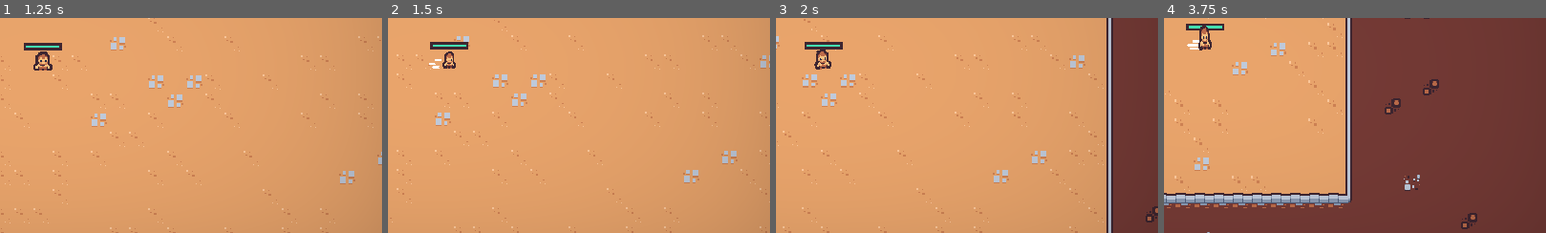
Above: before the commit, frames 1-4 (left to right).
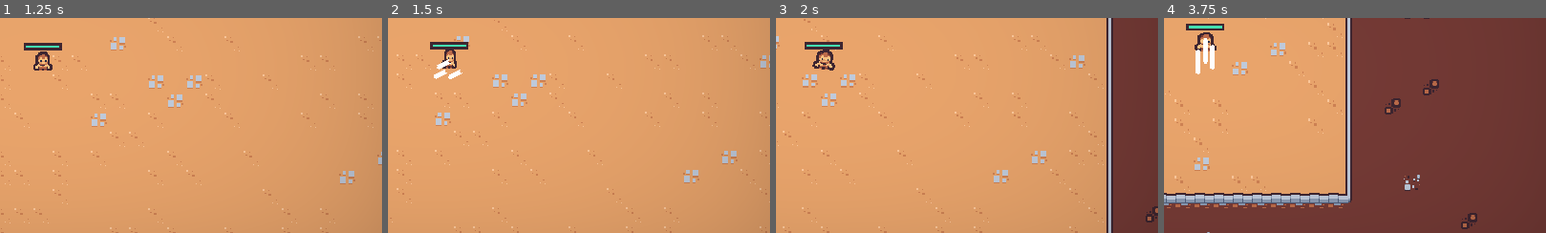
Above: after the commit, the same moments.

Repository: migalvalm/vampire-survivors-clone
Game: Godot game, scene res://scenes/ui/main_menu.tscn
Two runs of this game, one before a commit and one after it. Both use one fixed random seed, a clock stepped at 60 frames per second and the inputs below.
Inputs (mouse positions are % of the whole screen's width and height, from its top left):
- Up to frame 1 (1.25 s): click "Play" at 0.5 s
- Up to frame 2 (1.5 s): move the mouse to (72, 45) at 1.27 s; hold D (move_right) from 1.28 s (still down); hold Space (dash) from 1.28 s (still down); click (72, 45) at 1.42 s
- Up to frame 3 (2 s): keep holding D (move_right); keep holding Space (dash)
- Up to frame 4 (3.75 s): move the mouse to (30, 55) at 2.02 s; release D (move_right) at 2.03 s; release Space (dash) at 2.03 s; hold S (move_down) 2.03-2.78 s; tap Space (dash) at 2.1, 3.05, 3.6 s; move the mouse to (60, 28) at 2.77 s; press the mouse at (60, 28) at 2.78 s; hold D (move_right) 2.78-3.53 s; move the mouse to (45, 70) at 3.52 s; release the mouse at (45, 70) at 3.53 s; hold W (move_up) from 3.53 s (still down); click (45, 70) at 3.67 s
The pictures show only the part of the screen within x 45-95%, y 38-88%; the shares and areas given below are measured in that part.

Frame 1 is identical in both runs. In frame 2, 0.4% of the frame differs, in the area x 10-20%, y 14-29%; in frame 3, 0.3%; in frame 4, 0.8%, in the area x 6-14%, y 3-27%.

Commit message:
update

Diff:
--- /dev/null
+++ b/scenes/ability/dash_ability/dash_effect.gd
@@ -0,0 +1,9 @@
+extends AnimatedSprite2D
+
+
+# Called when the node enters the scene tree for the first time.
+func _ready() -> void:
+	self.animation_finished.connect(on_animation_finished)
+
+func on_animation_finished() -> void:
+	queue_free()
--- /dev/null
+++ b/scenes/ability/dash_ability/dash_effect.tscn
@@ -0,0 +1,53 @@
+[gd_scene load_steps=8 format=3 uid="uid://ccymc31lumq50"]
+
+[ext_resource type="Texture2D" uid="uid://c0jx16s3861tn" path="res://scenes/ability/dash_ability/dash.png" id="1_qkveo"]
+[ext_resource type="Script" path="res://scenes/ability/dash_ability/dash_effect.gd" id="2_6wp1k"]
+
+[sub_resource type="AtlasTexture" id="AtlasTexture_b0clo"]
+atlas = ExtResource("1_qkveo")
+region = Rect2(0, 0, 16, 39)
+
+[sub_resource type="AtlasTexture" id="AtlasTexture_llvpl"]
+atlas = ExtResource("1_qkveo")
+region = Rect2(16, 0, 16, 39)
+
+[sub_resource type="AtlasTexture" id="AtlasTexture_2lyol"]
+atlas = ExtResource("1_qkveo")
+region = Rect2(32, 0, 16, 39)
+
+[sub_resource type="AtlasTexture" id="AtlasTexture_crhcn"]
+atlas = ExtResource("1_qkveo")
+region = Rect2(48, 0, 16, 39)
+
+[sub_resource type="SpriteFrames" id="SpriteFrames_nlhbm"]
+animations = [{
+"frames": [{
+"duration": 1.0,
+"texture": null
+}, {
+"duration": 1.0,
+"texture": SubResource("AtlasTexture_b0clo")
+}, {
+"duration": 1.0,
+"texture": SubResource("AtlasTexture_llvpl")
+}, {
+"duration": 1.0,
+"texture": SubResource("AtlasTexture_2lyol")
+}, {
+"duration": 1.0,
+"texture": SubResource("AtlasTexture_crhcn")
+}, {
+"duration": 1.0,
+"texture": null
+}],
+"loop": false,
+"name": &"default",
+"speed": 15.0
+}]
+
+[node name="DashEffect" type="AnimatedSprite2D"]
+y_sort_enabled = true
+sprite_frames = SubResource("SpriteFrames_nlhbm")
+frame = 5
+frame_progress = 1.0
+script = ExtResource("2_6wp1k")
--- a/scenes/component/dash_component.gd
+++ b/scenes/component/dash_component.gd
@@ -1,5 +1,6 @@
 extends Node
 
+@export var dash_effect_scene: PackedScene
 @export var	acceleration: float = 50
 @export var speed: int = 2000
 
@@ -10,13 +11,43 @@
 	if event.is_action_pressed('dash') and allow_dash():
 		dashing = true
 		can_dash = false
+		play_effect()
 		await get_tree().create_timer(0.2).timeout
 		dashing = false
 		await get_tree().create_timer(0.2).timeout
 		can_dash = true
 
-func dash_tween() -> void:
-	var tween = create_tween()
+func play_effect() -> void:
+	var dash_effect: AnimatedSprite2D = dash_effect_scene.instantiate()
+
+	var move_sign_x = sign(owner.get_movement_vector().x)
+	var move_sign_y = sign(owner.get_movement_vector().y)
+
+	apply_direction(Vector2(move_sign_x, move_sign_y), dash_effect)
+	owner.add_child(dash_effect)
+	dash_effect.play()
+
+func apply_direction(direction: Vector2, dash_effect: AnimatedSprite2D) -> void:
+	print(direction)
+	match direction:
+		#Up
+		Vector2(0, -1):
+			print('up')
+			dash_effect.scale.y = 1
+		#Down
+		Vector2(0, 1):
+			print('down')
+			dash_effect.scale.y = -1
+		#Left
+		Vector2(-1, 0):
+			print('left')
+			dash_effect.rotation = 90
+			dash_effect.scale = Vector2(-1, 1)
+		#Right
+		Vector2(1, 0):
+			print('right')
+			dash_effect.rotation = -90
+			dash_effect.scale = Vector2(1, 1)
 
 func allow_dash() -> bool:
 	return not dashing and can_dash
--- a/scenes/component/dash_component.tscn
+++ b/scenes/component/dash_component.tscn
@@ -1,6 +1,8 @@
-[gd_scene load_steps=2 format=3 uid="uid://bkwyscqfu21bt"]
+[gd_scene load_steps=3 format=3 uid="uid://bkwyscqfu21bt"]
 
 [ext_resource type="Script" path="res://scenes/component/dash_component.gd" id="1_i8exi"]
+[ext_resource type="PackedScene" uid="uid://ccymc31lumq50" path="res://scenes/ability/dash_ability/dash_effect.tscn" id="2_fq3vf"]
 
 [node name="DashComponent" type="Node"]
 script = ExtResource("1_i8exi")
+dash_effect_scene = ExtResource("2_fq3vf")
--- a/scenes/game_object/player/player.gd
+++ b/scenes/game_object/player/player.gd
@@ -38,9 +38,7 @@
 
 	velocity_component.move(self)
 
-	if dash_component.dashing and movement_vector != Vector2.ZERO:
-		animation_player.play('dash')
-	elif movement_vector.x != 0 || movement_vector.y != 0:
+	if movement_vector.x != 0 || movement_vector.y != 0:
 		animation_player.play('walk')
 	else:
 		animation_player.play('RESET')
--- a/scenes/game_object/player/player.tscn
+++ b/scenes/game_object/player/player.tscn
@@ -12,7 +12,7 @@
 [ext_resource type="AudioStream" uid="uid://b3ko521qeo8pm" path="res://assets/audio/impactMining_004.ogg" id="7_g7dbb"]
 [ext_resource type="PackedScene" uid="uid://bkwyscqfu21bt" path="res://scenes/component/dash_component.tscn" id="10_nmeis"]
 [ext_resource type="Texture2D" uid="uid://db1u3fmqjn1dk" path="res://assets/player/skins/default.png" id="11_0clkk"]
-[ext_resource type="Texture2D" uid="uid://bhroxftwn14b0" path="res://assets/effects/potion_effect.png" id="12_2qh3a"]
+[ext_resource type="PackedScene" uid="uid://ccymc31lumq50" path="res://scenes/ability/dash_ability/dash_effect.tscn" id="13_w8p8k"]
 
 [sub_resource type="Animation" id="Animation_sx8y2"]
 length = 0.001
@@ -93,26 +93,6 @@
 "update": 0,
 "values": [-0.0872665, 0.174533, 0.0]
 }
-tracks/3/type = "method"
-tracks/3/imported = false
-tracks/3/enabled = true
-tracks/3/path = NodePath("Visuals/Effect")
-tracks/3/interp = 1
-tracks/3/loop_wrap = true
-tracks/3/keys = {
-"times": PackedFloat32Array(0, 0.05, 0.4),
-"transitions": PackedFloat32Array(1, 1, 1),
-"values": [{
-"args": [],
-"method": &"stop"
-}, {
-"args": [&"dash_0", 1.0, false],
-"method": &"play"
-}, {
-"args": [],
-"method": &"stop"
-}]
-}
 
 [sub_resource type="Animation" id="Animation_n64ea"]
 resource_name = "walk"
@@ -174,45 +154,6 @@
 [sub_resource type="CircleShape2D" id="CircleShape2D_pnbmn"]
 radius = 32.0
 
-[sub_resource type="AtlasTexture" id="AtlasTexture_mpg7c"]
-atlas = ExtResource("12_2qh3a")
-region = Rect2(0, 0, 16, 39)
-
-[sub_resource type="AtlasTexture" id="AtlasTexture_3syqp"]
-atlas = ExtResource("12_2qh3a")
-region = Rect2(16, 0, 16, 39)
-
-[sub_resource type="AtlasTexture" id="AtlasTexture_8b1e4"]
-atlas = ExtResource("12_2qh3a")
-region = Rect2(32, 0, 16, 39)
-
-[sub_resource type="AtlasTexture" id="AtlasTexture_fq7o1"]
-atlas = ExtResource("12_2qh3a")
-region = Rect2(48, 0, 16, 39)
-
-[sub_resource type="SpriteFrames" id="SpriteFrames_4f7sj"]
-animations = [{
-"frames": [{
-"duration": 1.0,
-"texture": SubResource("AtlasTexture_mpg7c")
-}, {
-"duration": 1.0,
-"texture": SubResource("AtlasTexture_3syqp")
-}, {
-"duration": 1.0,
-"texture": SubResource("AtlasTexture_8b1e4")
-}, {
-"duration": 1.0,
-"texture": SubResource("AtlasTexture_fq7o1")
-}, {
-"duration": 1.0,
-"texture": null
-}],
-"loop": false,
-"name": &"dash_0",
-"speed": 15.0
-}]
-
 [sub_resource type="CircleShape2D" id="CircleShape2D_wo6bm"]
 radius = 7.0
 
@@ -273,17 +214,6 @@
 
 [node name="Visuals" type="Node2D" parent="."]
 
-[node name="Effect" type="AnimatedSprite2D" parent="Visuals"]
-position = Vector2(-10, -5)
-rotation = 4.7129
-scale = Vector2(0.5, 0.5)
-sprite_frames = SubResource("SpriteFrames_4f7sj")
-animation = &"dash_0"
-autoplay = "default"
-frame = 4
-frame_progress = 1.0
-flip_h = true
-
 [node name="Texture" type="Sprite2D" parent="Visuals"]
 texture = ExtResource("11_0clkk")
 offset = Vector2(0, -8)
@@ -302,3 +232,5 @@
 visible = false
 position = Vector2(0, -5)
 shape = SubResource("CircleShape2D_1b1s0")
+
+[node name="DashEffect" parent="." instance=ExtResource("13_w8p8k")]
--- a/scripts/weighted_table.gd
+++ b/scripts/weighted_table.gd
@@ -28,7 +28,6 @@
 		if chosen_weight <= iteration_sum:
 			return item['item']
 
-
 func remove_item(item_to_remove) -> void:
 	items = items.filter(func (item): return item['item'] != item_to_remove)
 	weight_sum = 0
Binary file added: scenes/ability/dash_ability/dash.png
Not shown, added: scenes/ability/dash_ability/dash.png.import
Not shown: 1 places in scenes/game_object/player/player.tscn that only renumber resources
